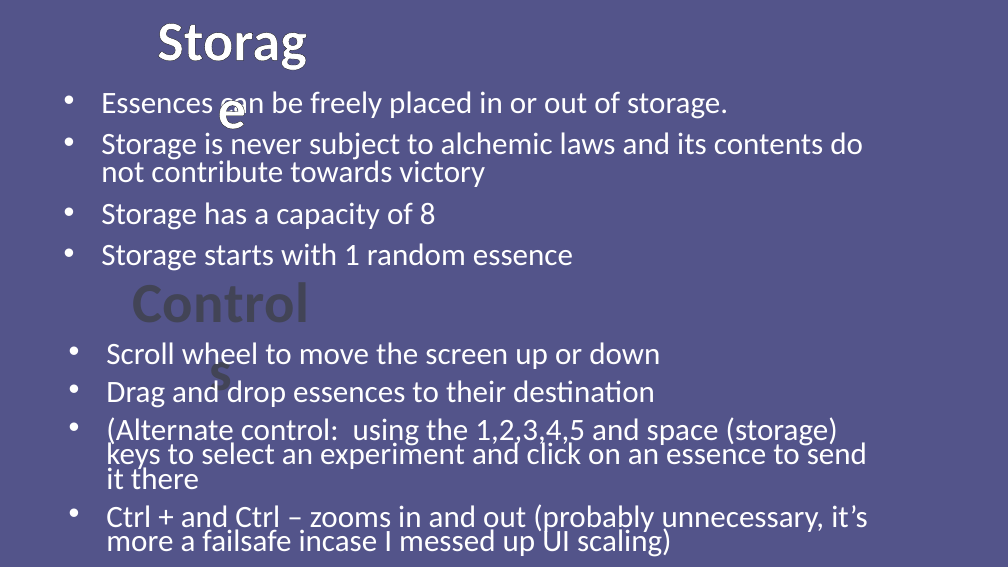
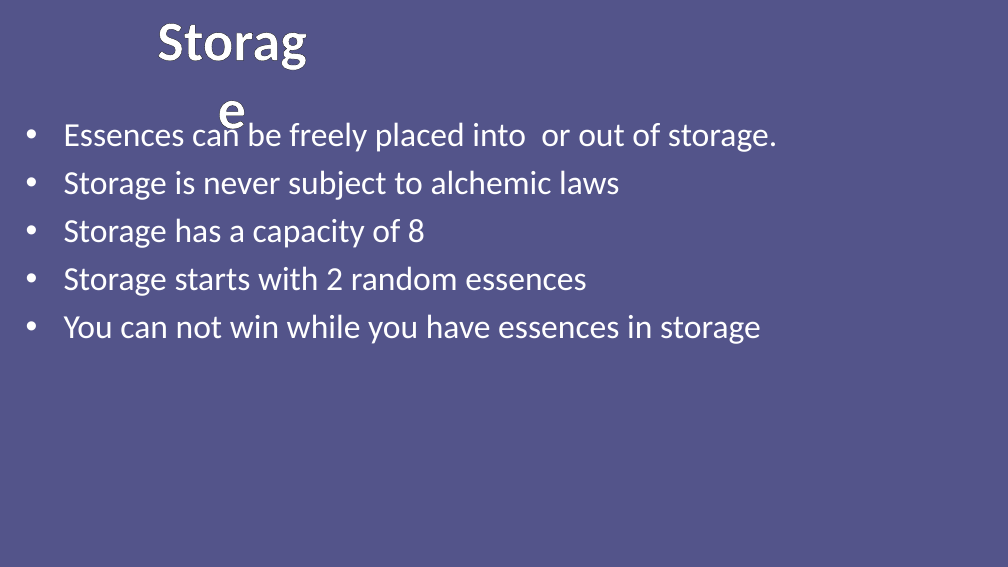
Before and after one commit to ninjacreeper47/Meriam-s-Trial, a slide deck: slide 5 of Assets/How to Play/Instructions.pptx. Drawn at 1008x567 pixels with LibreOffice and Linux fonts; fonts in the diff are those of the drawing. Boxes give left, top, right and bottom in pixels: in the first picture for what was removed or moved away, otherwise in the second. Text is boxed around its words. In the diff, an @@ line names an element or a change of style, - is before the commit and + after.

Commit message:
changed victory condition

```diff
--- a/Assets/How to Play/Instructions.pptx
+++ b/Assets/How to Play/Instructions.pptx
@@ text "Essences can be freely placed ...": place and size @@
-text "Essences can be freely placed ..." at bbox=[101, 91, 863, 271]
+text "Essences can be freely placed ..." at bbox=[64, 119, 777, 344]
@@ text at bbox=[64, 119, 777, 200]: text changed; size 29.6 to 32 pt @@
-• Essences can be freely placed in or out of storage.
-• Storage is never subject to alchemic laws and its contents do not contribute towards victory
+• Essences can be freely placed into or out of storage.
+• Storage is never subject to alchemic laws
@@ text at bbox=[64, 218, 425, 248]: size 29.6 to 32 pt in "Storage has a capacity of 8"; line spacing 0.75 to 0.85 @@
@@ text at bbox=[64, 266, 761, 344]: text changed; size 29.6 to 32 pt @@
-• Storage starts with 1 random essence
+• Storage starts with 2 random essences
+• You can not win while you have essences in storage
@@ text removed at bbox=[117, 262, 325, 338] @@
-Controls
@@ text removed at bbox=[106, 342, 868, 557] @@
-• Scroll wheel to move the screen up or down
-• Drag and drop essences to their destination
-• (Alternate control: using the 1,2,3,4,5 and space (storage) keys to select an experiment and click on an essence to send it there
-• Ctrl + and Ctrl – zooms in and out (probably unnecessary, it’s more a failsafe incase I messed up UI scaling)
```
Also in this commit, not shown: 2 other slides changed, 7 other files.
